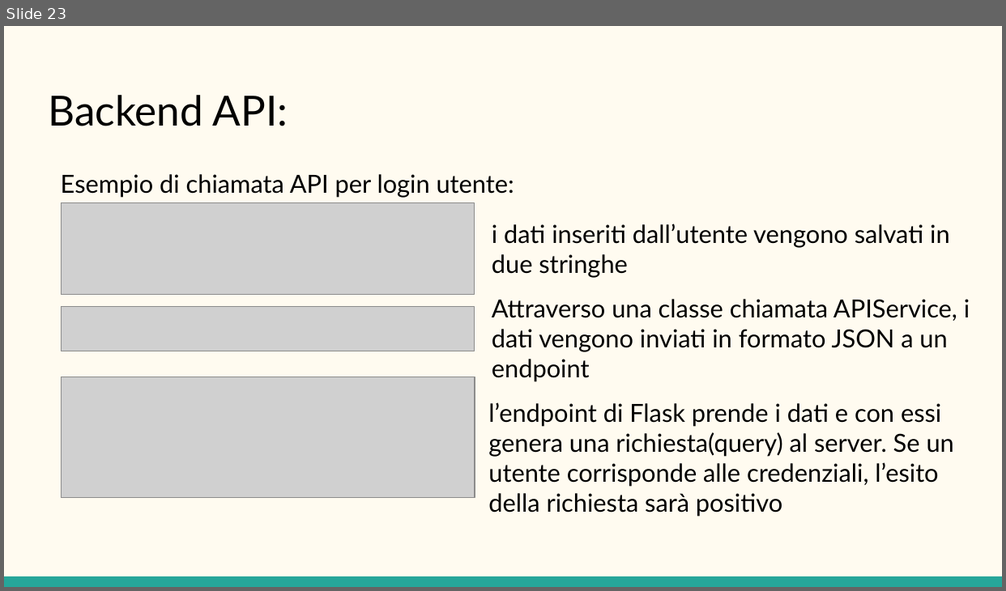
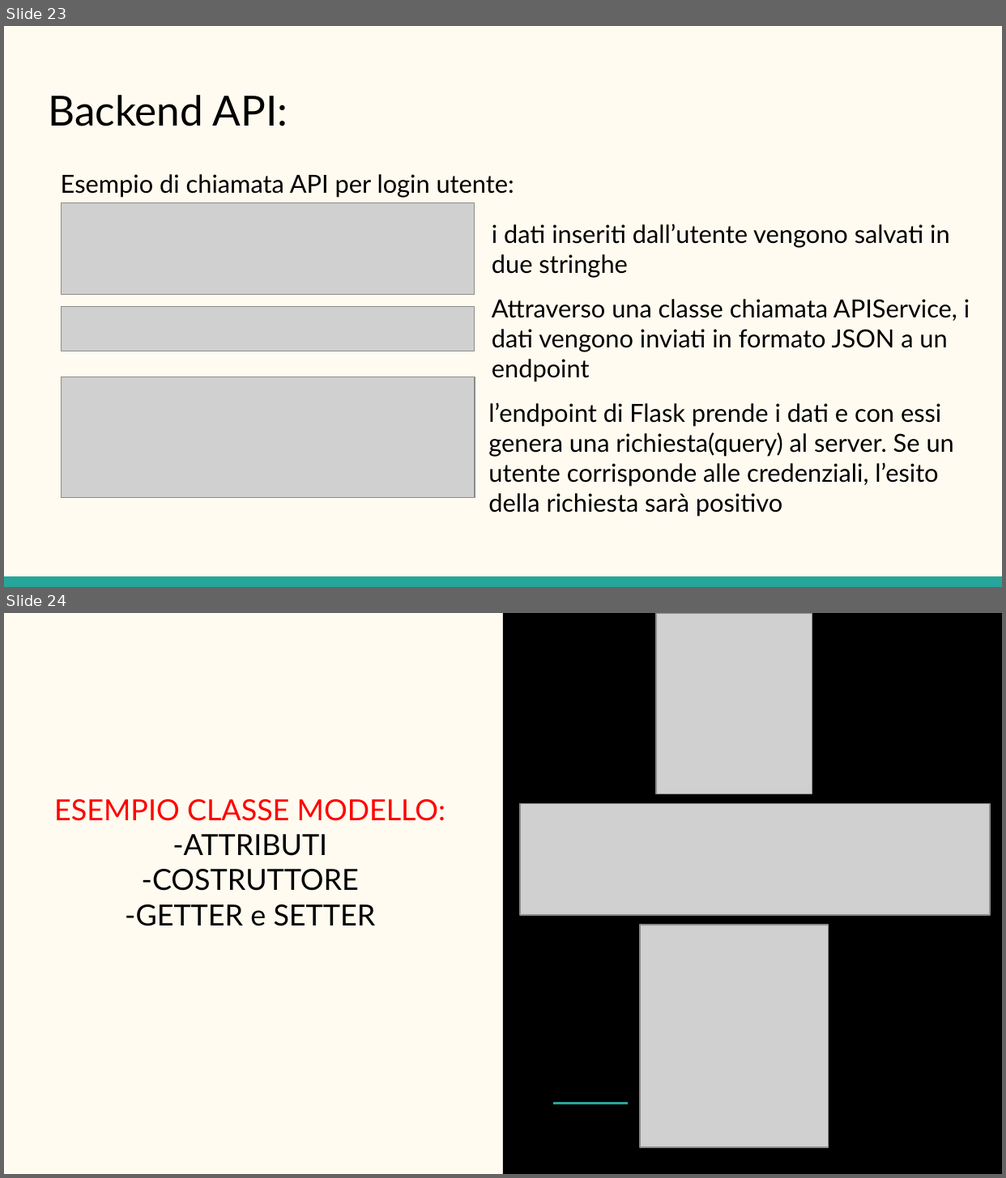
Before and after one commit to Tommiconlai/AppPet, a slide deck: Documenti/Relazione Finale/PP relazione.pptx. Shown one above the other, each under a label of ours: slide 23 before the commit, slides 23 and 24 after it. The pictures are 1006x591 and 1006x1178 pixels, drawn with LibreOffice and Linux fonts; fonts in the diff are those of the drawing; grey boxes stand for pictures. Boxes give left, top, right and bottom in pixels: in the first picture for what was removed or moved away, otherwise in the second. Text is boxed around its words. In the diff, an @@ line names an element or a change of style, - is before the commit and + after.

```diff
--- a/Documenti/Relazione Finale/PP relazione.pptx
+++ b/Documenti/Relazione Finale/PP relazione.pptx
@@ slide 24 added at (4,613,1002,1174), background #FFFBF0 @@
@@ rectangle added at (503,613,1002,1174), fill #000000 @@
@@ picture added at (655,613,812,794) @@
@@ subtitle added at (54,799,446,926), 21 pt, text #000000 @@
+ESEMPIO CLASSE MODELLO:
+-ATTRIBUTI
+-COSTRUTTORE
+-GETTER e SETTER
@@ picture added at (520,803,990,915) @@
@@ picture added at (640,926,829,1148) @@
@@ line added from (553, 1104) to (628, 1104), #26A69A 1.5 pt @@
```
Also in this commit, not shown: 2 other slides added.
